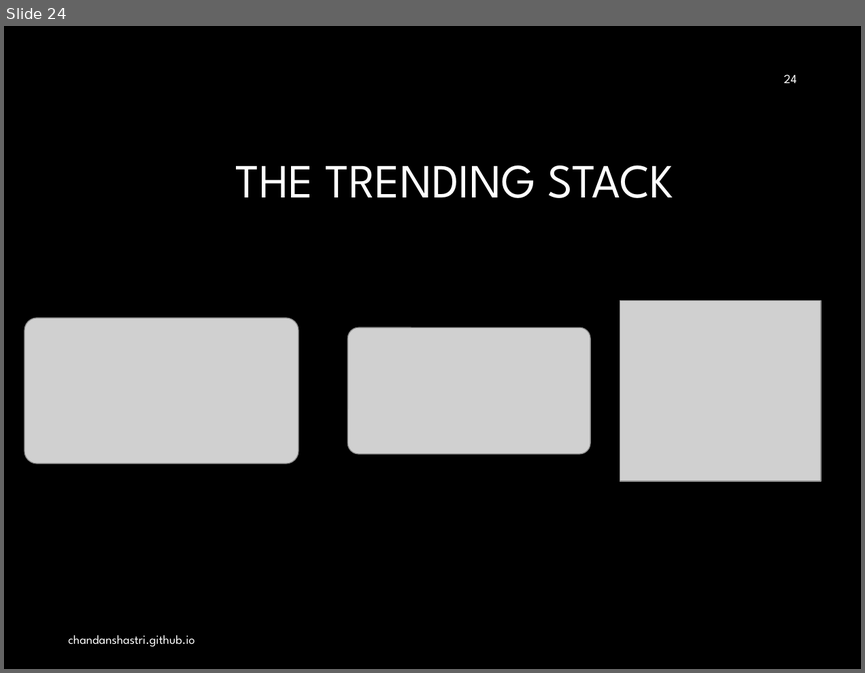
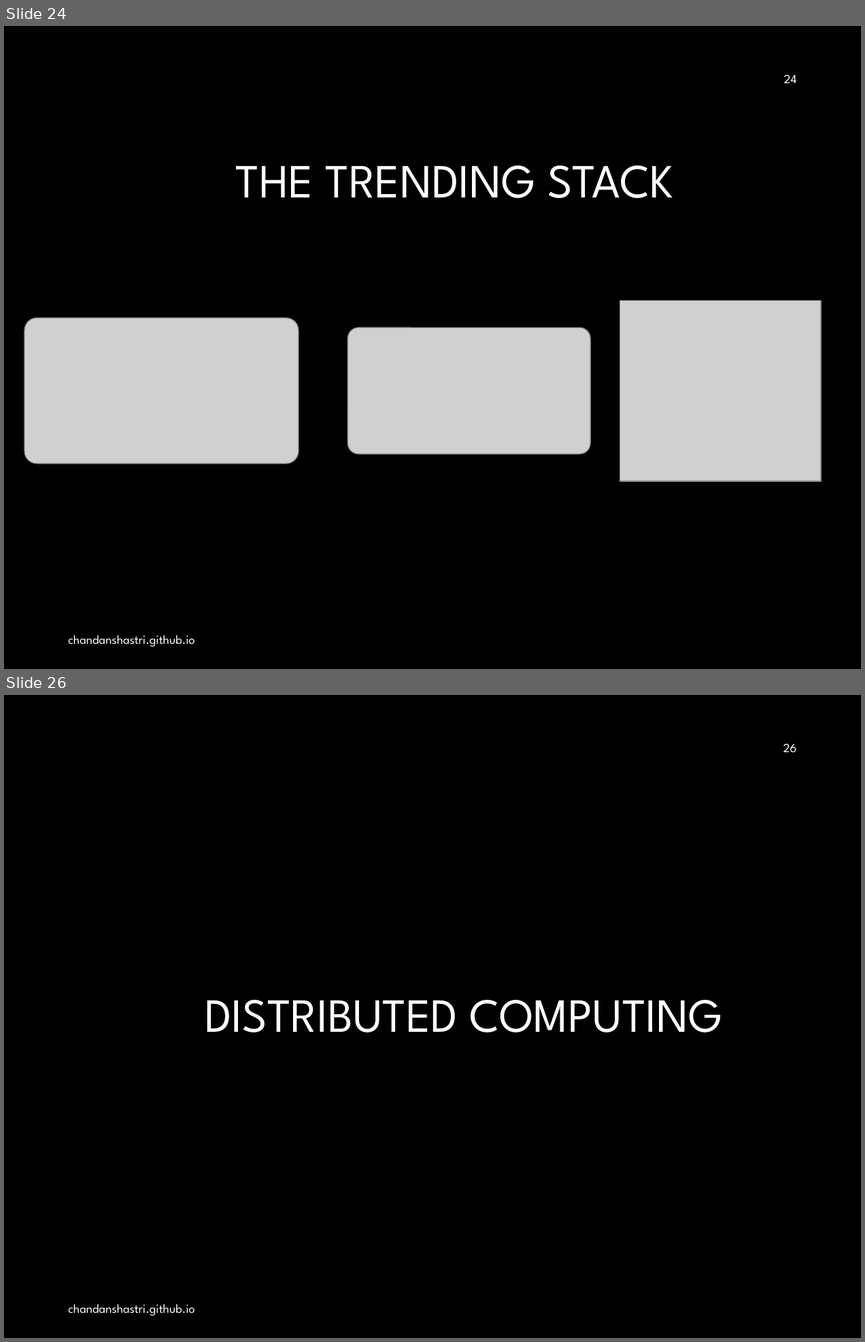
Before and after one commit to ChandanShastri/chandanshastri.github.io, a slide deck: data/talk.pptx. Shown one above the other, each under a label of ours: slide 24 before the commit, slides 24 and 26 after it; the slides between them are not shown. The pictures are 865x673 and 865x1342 pixels, drawn with LibreOffice and Linux fonts; fonts in the diff are those of the drawing; grey boxes stand for pictures; background and template pictures are left out. Boxes give left, top, right and bottom in pixels: in the first picture for what was removed or moved away, otherwise in the second. Text is boxed around its words. In the diff, an @@ line names an element or a change of style, - is before the commit and + after.

```diff
--- a/data/talk.pptx
+++ b/data/talk.pptx
@@ slide 26 added at [4, 695, 861, 1338], background #000000 @@
@@ page number added at [783, 743, 797, 752], 10.5 pt, text #FFFFFF @@
+26
@@ title added at [205, 1000, 723, 1032], 40 pt, text #FFFFFF @@
+DISTRIBUTED COMPUTING
@@ text added at [68, 1304, 194, 1315], 10.5 pt, text #FFFFFF @@
+chandanshastri.github.io
```
Also in this commit, not shown: 10 other slides added, 4 other files.
